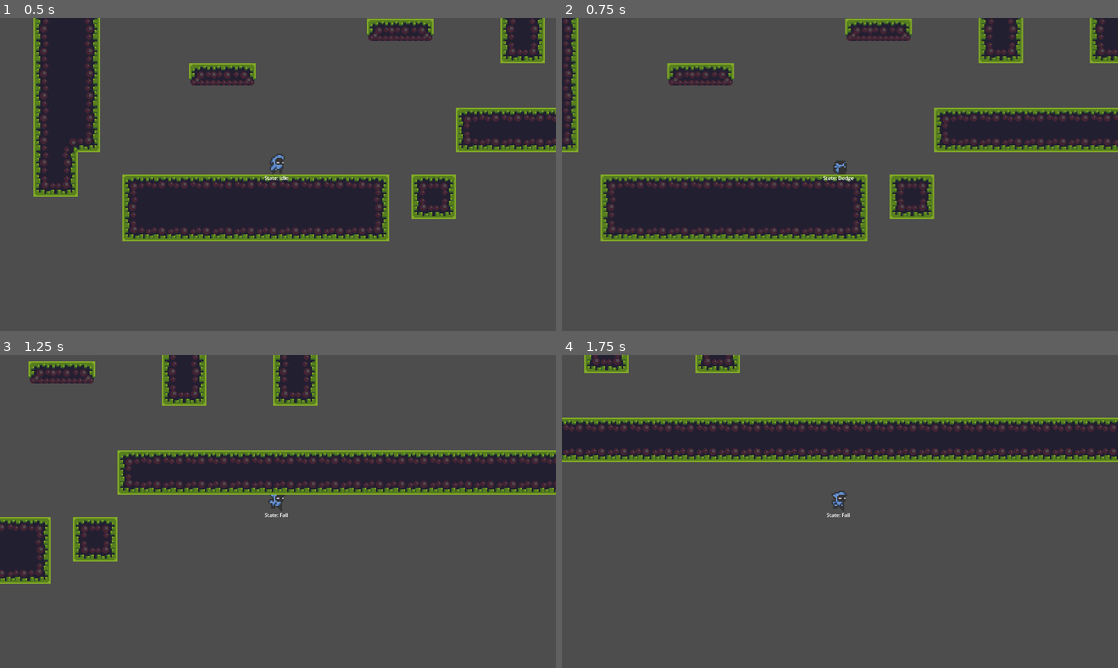
Above: before the commit, frames 1-4 (two rows, left to right).
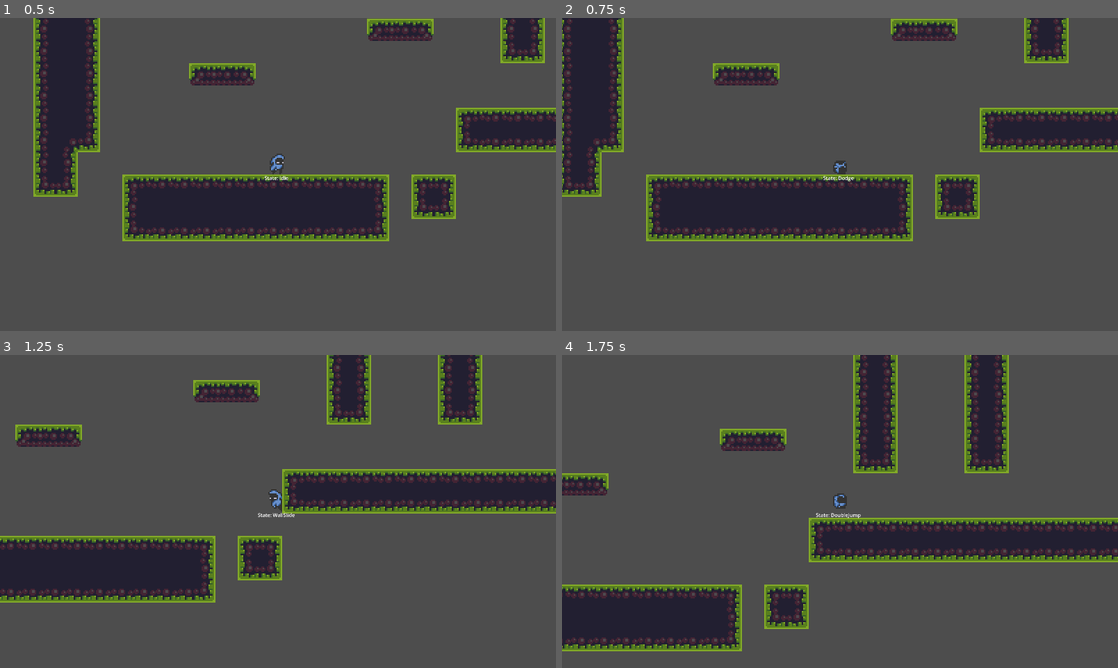
Above: after the commit, the same moments.

Repository: zTiagok/godot.2D_platformer_prototype
Game: Godot game, scene res://Stages/DebugMap.stage.tscn
Same seed, same stepped clock (60 frames per second), same inputs: the game is played once before the commit and once after it.
Inputs:
- Up to frame 1 (0.5 s): no input
- Up to frame 2 (0.75 s): hold D (right) from 0.53 s (still down); tap Shift (dodge) at 0.6 s
- Up to frame 3 (1.25 s): keep holding D (right); tap Space (jump) at 0.77, 0.8, 1.07 s
- Up to frame 4 (1.75 s): keep holding D (right); tap Space (jump) at 1.35, 1.52 s; tap Shift (dodge) at 1.55 s

Frame 1 is identical in both runs. In frame 2, 19% of the frame differs, in the area x 0-100%, y 0-72%; in frame 3, 31%; in frame 4, 34%, in the area x 0-100%, y 0-95%.

Commit message:
refactor: Changing "Wall Slide" structure to fit better movement.

Diff:
--- a/Common/Debug/DebugEntity.script.gd
+++ b/Common/Debug/DebugEntity.script.gd
@@ -16,5 +16,7 @@
 
 
 func OnStateChanged(newState: State) -> void:
+	print("State: ", newState.name)
+
 	# Altera o nome do state quando o sinal for disparado do "State Machine".
 	stateLabel.text = "State: %s" % newState.name
--- a/Entities/Player/Player.entity.tscn
+++ b/Entities/Player/Player.entity.tscn
@@ -459,8 +459,8 @@
 collision_mask = 16
 script = ExtResource("1_l7pnr")
 entity = ExtResource("2_v2pd8")
-movementAcceleration = 12.0
-stopAcceleration = 8.0
+stopAcceleration = 10.0
+wallJumpForce = Vector2(180, 150)
 
 [node name="Sprite2D" type="Sprite2D" parent="."]
 position = Vector2(0, -8)
--- a/Entities/Player/Player.script.gd
+++ b/Entities/Player/Player.script.gd
@@ -11,6 +11,7 @@
 @export_group("Player Settings")
 @export var movementAcceleration : float = 12.0
 @export var stopAcceleration : float = 8.0
+@export var wallJumpForce : Vector2 = Vector2(20.0, 150.0)
 var dodgeDirection : Vector2
 var jumpsQuantity : int = 2
 var isFalling : bool = false
@@ -37,10 +38,6 @@
 func _physics_process(_delta: float) -> void:
 	# Aplica gravidade.
 	velocity.y -= LocalGameManager.gravity * _delta
-
-	if velocity.x >= 10 || velocity.x <= -10:
-		print("Top Speed: ", entity.movementSpeed)
-		print("Current Speed: ", velocity.x)
 
 	# Ativa a física.
 	move_and_slide()
--- a/Entities/Player/States/Dodge.script.gd
+++ b/Entities/Player/States/Dodge.script.gd
@@ -10,8 +10,8 @@
 	# Cria um timer com base no tamanho da animação do "Dodge".
 	timer = player.animationPlayer.current_animation_length
 
-	# Altera a velocidade do player para ser 2.5x mais rápido que o movement speed.
-	player.velocity.x = player.dodgeDirection.x * (player.entity.movementSpeed * 2.5)
+	# Altera a velocidade do Player gradualmente. Vai até 150% da velocidade atual do player.
+	player.velocity.x = lerp(player.velocity.x, player.direction.x * player.entity.movementSpeed * 1.5, player.movementAcceleration * 0.05)
 
 	player.isDodging = true
 
--- a/Entities/Player/States/Fall.script.gd
+++ b/Entities/Player/States/Fall.script.gd
@@ -14,7 +14,11 @@
 
 	# Caso o Player pule novamente, vá para o Double Jump.
 	if Input.is_action_just_pressed("jump") && player.jumpsQuantity > 0:
-		stateMachine.ChangeState("DoubleJump")
+		if player.jumpsQuantity == 1:
+			stateMachine.ChangeState("Jump")
+
+		if player.jumpsQuantity >= 2:
+			stateMachine.ChangeState("DoubleJump")
 
 
 func PhysicsUpdate(_delta) -> void:
--- a/Entities/Player/States/WallSlide.state.gd
+++ b/Entities/Player/States/WallSlide.state.gd
@@ -10,9 +10,8 @@
 
 	player.isWallSliding = true
 
-	# Incrementa a quantidade de pulos.
-	if player.jumpsQuantity < 2:
-		player.jumpsQuantity += 1
+	# Reseta a quantidade de pulos.
+	player.jumpsQuantity = 2
 
 
 	# Salva a direção da parede que o Player está encostando.
@@ -28,12 +27,8 @@
 			# Aplica o Wall Jump.
 			ApplyWallJump()
 
-			# Altera o estado baseando-se na quantidade de pulos restantes.
-			if player.jumpsQuantity >= 2:
-				stateMachine.ChangeState("DoubleJump")
-
-			if player.jumpsQuantity >= 1:
-				stateMachine.ChangeState("Jump")
+			# Altera o estado para Jump.
+			stateMachine.ChangeState("Jump")
 	else:
 		stateMachine.ChangeState("Fall")
 
@@ -55,10 +50,11 @@
 	player.canWallSlide = false
 
 	# Pega uma força para pular para fora da parede...
-	var jumpOffForce = Vector2(wallSide.x * horizontalPushOff, player.entity.jumpForce)
+	# var jumpOffForce = Vector2(wallSide.x * horizontalPushOff, player.entity.jumpForce * 1.5)
+	var jumpOffForce = Vector2(wallSide.x * player.wallJumpForce.x, player.wallJumpForce.y)
 
 	# ...e seta essa força na velocity do Player.
-	player.velocity = jumpOffForce
+	player.velocity = lerp(player.velocity, jumpOffForce, player.movementAcceleration * 0.1)
 
 
 # Função utilizada para alterar a direção do sprite do Player em base na
